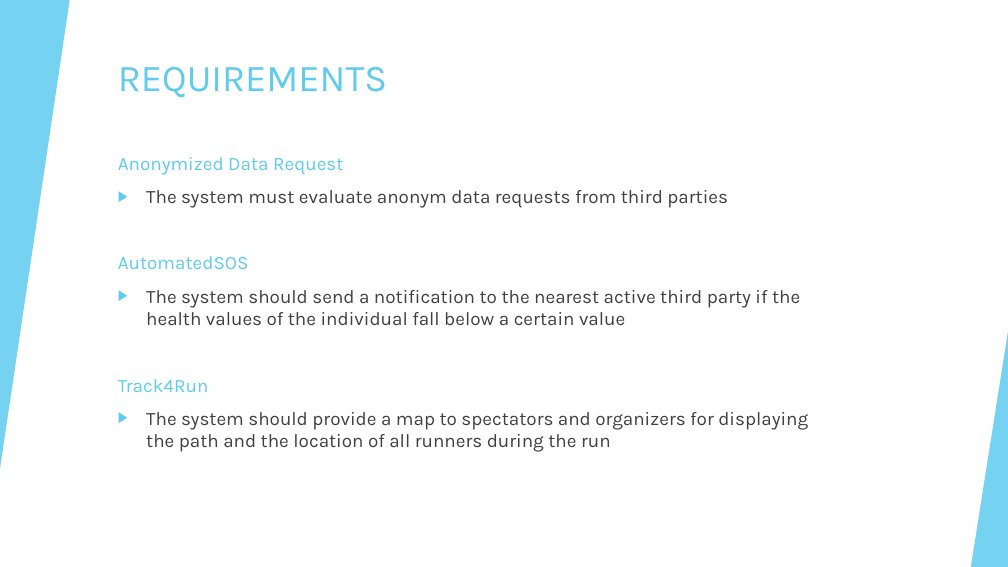
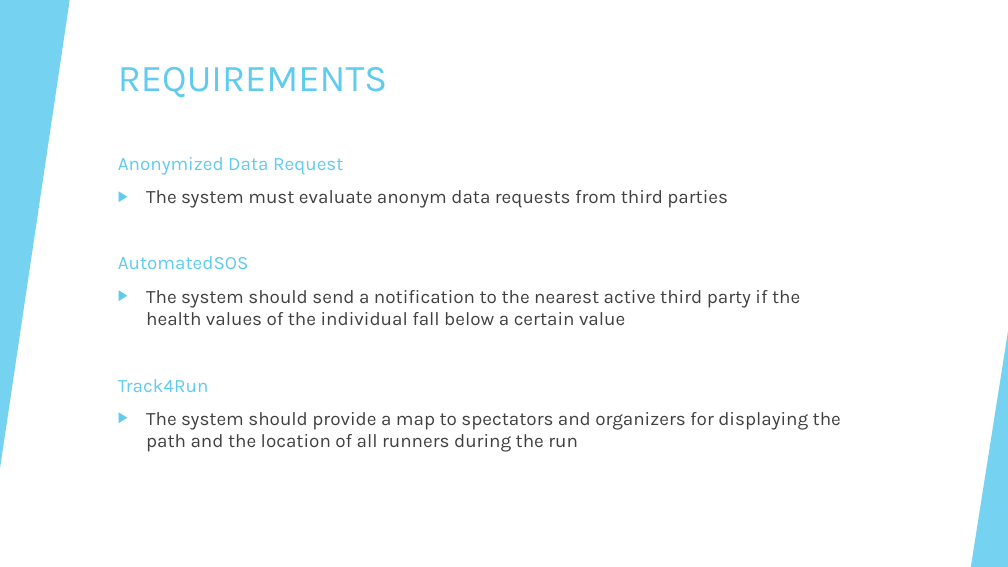
Before and after one commit to talipturkmen/GunayTastiTurkmen, a slide deck: slide 7 of Design-Process/software.pptx. Drawn at 1008x567 pixels with LibreOffice and Linux fonts; fonts in the diff are those of the drawing. Boxes give left, top, right and bottom in pixels: in the first picture for what was removed or moved away, otherwise in the second. Text is boxed around its words. In the diff, an @@ line names an element or a change of style, - is before the commit and + after.

```diff
--- a/Design-Process/software.pptx
+++ b/Design-Process/software.pptx
@@ text "Anonymized Data Request" rewrapped from [118, 157, 808, 452] to [118, 157, 841, 452] @@
```
Also in this commit, not shown: 4 other slides changed.
